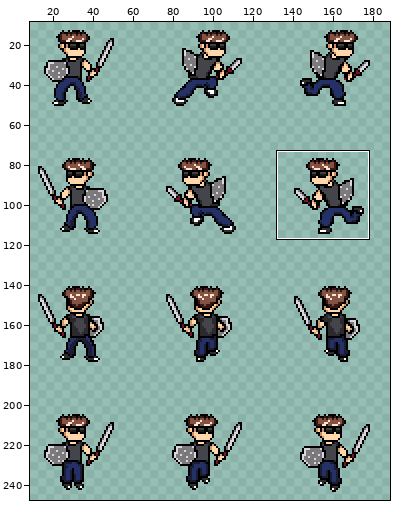
Sprite sheet, stored at American Hobo/American Hobo/pictures/Hero Cel Sheet.png. Above: a wide view before the commit, with the close-up outlined.
Close-up. First the earlier version:
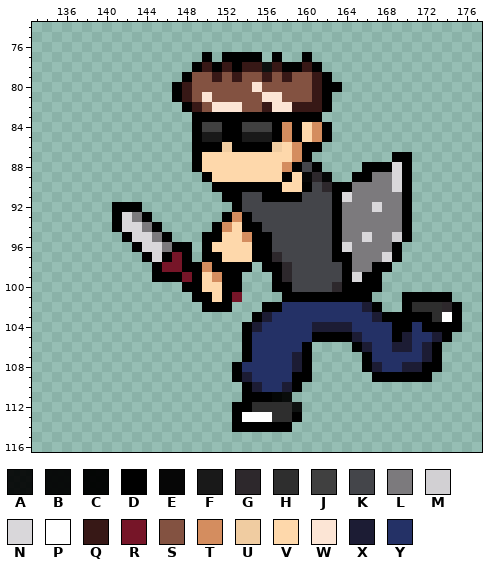
The file is 192x256 pixels. Pixels under 10% opacity are left out. Colours within 5 levels of each other are drawn and written as one. Shown: x 133..177, y 74..116. The wide view leaves out empty margins. The commit also changed other parts of the picture, which this record leaves out.
Palette (. is transparent): A #000000e8  B #000000ef  C #000000f7  D #000000  E #060606  F #191919  G #2d282c  H #2e2e2e  J #404040  K #44454a  L #7c7a7d  M #d2d0d3  N #d9d7da  P #ffffff  Q #371816  R #761528  S #835241  T #d48d5f  U #f0cca1  V #fed8ab  W #fce5d5  X #1c1c34  Y #243166
Pixels before, first column x 141:
 77 .........D.DDDD.D..D...............
 78 ........DQDQDQQAQDDQD..............
 79 .......DSSQSQSSQSQSSQD.............
 80 ......DQSSSSSSWSSSSSQDD............
 81 ......DQSWSSSSSWWSSSQD.............
 82 .......DQSWWWSSQWWQQQD.............
 83 ........DDDDDDDDDDDDD..............
 84 ........DJJDDJJJDTDVTD.............
 85 ........DFFDDFFFDTDVTD.............
 86 ........DDDUDDDDUVTDD..............
 87 ........DVVVVVVVVVTD........DD.....
 88 ........DVVVVVVVVTDKD....DDDND.....
 89 .........DVVVVVVVDVEGC..DDLLND.....
 90 ..........DDDDDDDVVDKGDDLLLLND.....
 91 ...........DDKKDDDDKKKDNLLLLLD.....
 92 DDD.........DKKKKKKKKKDLLLNLLD.....
 93 DNLD.......DTDKKKKKKKKDLLLLLLD.....
 94 DNNLD.....DTVDDKKKKKKKDLLLLLLD.....
 95 .DNNLD...DDVVTDDKKKKKKDLLNLLMD.....
 96 ..DNNLDD.DVVVVDDKKKKKKDNLLLLD......
 97 ...DNDRD.DDVVVDDGKKKKKDDLLLND......
 98 ....DRRDDTDDDD.DDGKKKKKDLLDD.......
 99 ....DDDRDVTDD...DGKKKKKDNDD........
100 .......DDVVDD...DDKKKKGDDDD........
101 ........DDVDR....DDDDDDDDD...DDDDD.
102 .........DDD...DDYYYYYYYYXD..DHHHGD
103 ..............DXYYYYYYYYYYXDDDDDHPD
104 .............DXYYYYYXXXXYYYYDDYDDDD
105 .............DYYYYYYDDDDXYYYDXYYXD.
106 .............DYYYYYD....DXYYXXYXD..
107 .............DYYYYXD.....DYYYYYXD..
108 ............DYYYYYXD.....DXYYXXDD..
109 ............DXYYYYDD......DDDDDD...
110 .............DXYYXD................
111 .............DDDCB.................
112 ............DDHHHHA................
113 ............DPPPHHD................
114 ............DDDDDD.................
After the commit:
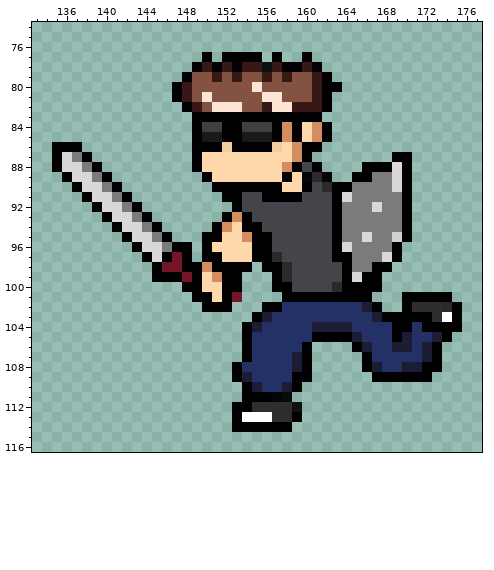
Changes in this commit:
Changed rows in their new state; - is an unchanged pixel.
first column x 135:
 86 DDD-----
 87 DNLD----
 88 DNNLD---
 89 -DNNLD--
 90 --DNNLD-
 91 ---DNNLD
 92 ----DNNL
 93 -----DN-
